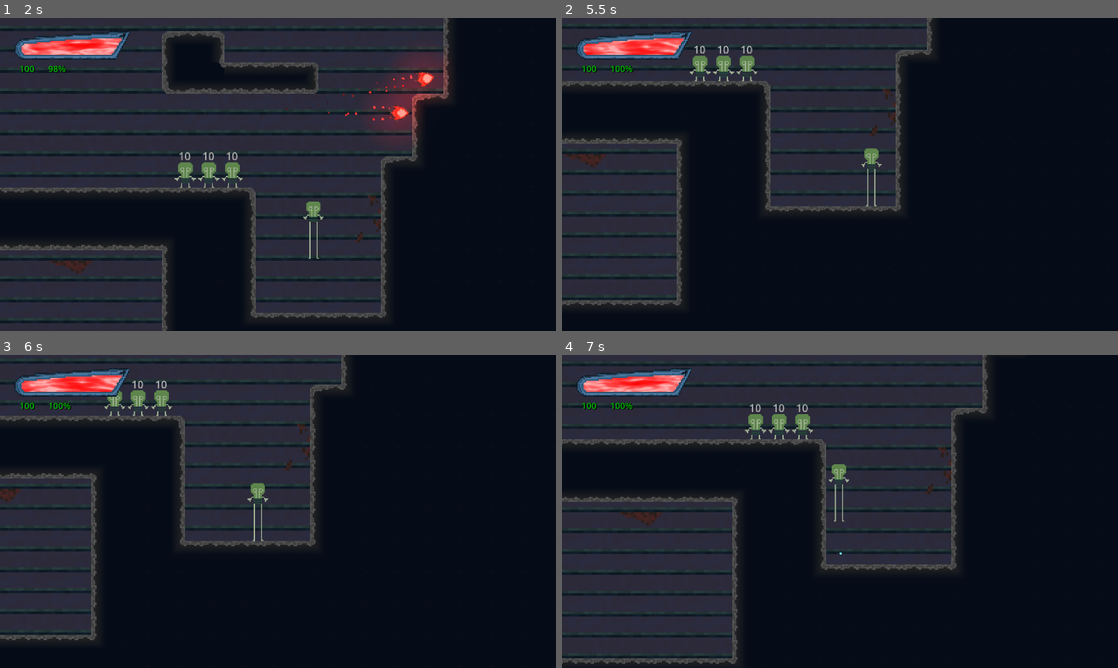
Above: before the commit, frames 1-4 (two rows, left to right).
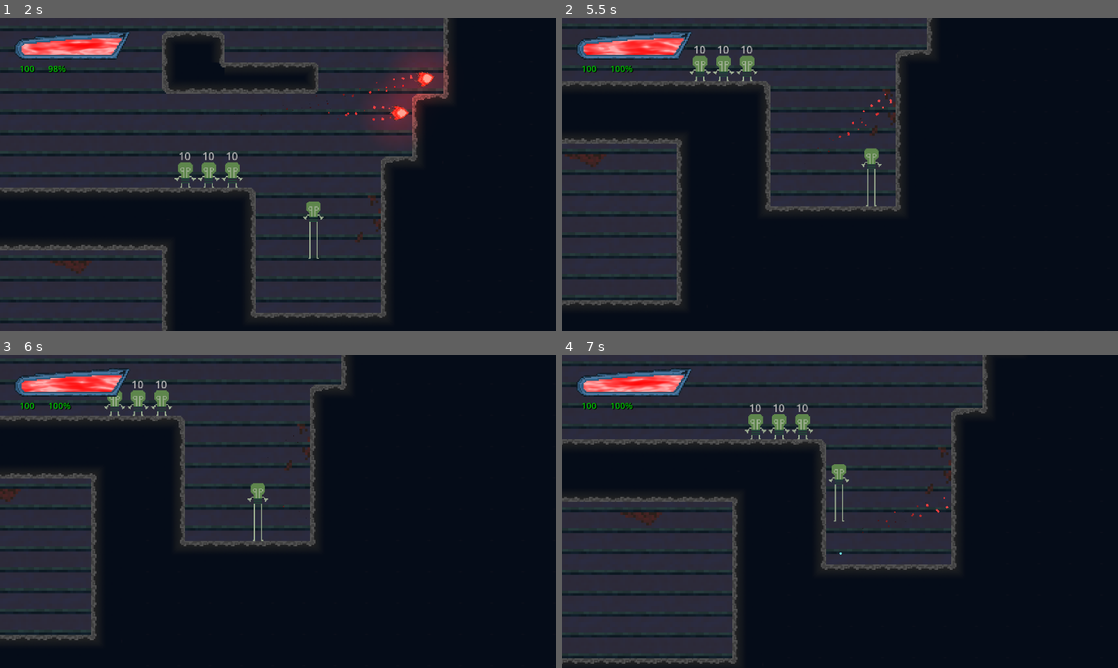
Above: after the commit, the same moments.

Repository: thebrightspark/PirateJam16-Game
Game: Godot game, scene res://Levels/main_test.tscn
The game is run twice, just before and just after one commit, with the same random seed, the same clock (stepped at 60 frames per second) and the same inputs.
Inputs (mouse positions are in pixels of both pictures, inside the frame that each line leads up to):
- Up to frame 1 (2 s): move the mouse to (400, 158) at 0.52 s; press the mouse at (400, 158) at 0.53 s; hold D (Right) from 0.53 s (still down); tap Space (Jump) at 0.77, 1.52 s; move the mouse to (166, 190) at 1.27 s; release the mouse at (166, 190) at 1.28 s; click (166, 190) at 1.35 s
- Up to frame 2 (5.5 s): move the mouse to (895, 105) at 2.02 s; release D (Right) at 2.03 s; press the mouse at (895, 105) at 2.03 s; hold A (Left) 2.03-2.78 s; move the mouse to (812, 237) at 2.77 s; release the mouse at (812, 237) at 2.78 s; hold D (Right) 2.78-4.28 s; click (812, 237) at 2.85 s; tap Space (Jump) at 3.02, 3.77, 4.52 s; move the mouse to (1006, 221) at 3.52 s; press the mouse at (1006, 221) at 3.53 s; move the mouse to (673, 127) at 4.27 s; release the mouse at (673, 127) at 4.28 s; hold A (Left) 4.28-5.03 s; click (673, 127) at 4.35 s; move the mouse to (867, 174) at 5.02 s; press the mouse at (867, 174) at 5.03 s; hold D (Right) from 5.03 s (still down)
- Up to frame 3 (6 s): move the mouse to (194, 433) at 5.77 s; release D (Right) at 5.78 s; release the mouse at (194, 433) at 5.78 s; hold A (Left) from 5.78 s (still down); click (194, 433) at 5.85 s
- Up to frame 4 (7 s): keep holding A (Left); tap Space (Jump) at 6.02, 6.77 s; move the mouse to (962, 495) at 6.52 s; press the mouse at (962, 495) at 6.53 s

Frame 1 is identical in both runs. In frame 2, less than 0.1% of the frame differs, in the area x 46-60%, y 24-43%; in frame 3, less than 0.1%; in frame 4, less than 0.1%.

Commit message:
Don't free projectile until particles have finished

Diff:
--- a/Projectile/projectile.gd
+++ b/Projectile/projectile.gd
@@ -3,10 +3,18 @@
 @export var base_damage: int = 1
 @export var attributes: ProjectileAttributes = ProjectileAttributes.new()
 
+@onready var particles: GPUParticles2D = $GPUParticles2D
+@onready var light: PointLight2D = $PointLight2D
+@onready var sprite: AnimatedSprite2D = $AnimatedSprite2D
+@onready var collider_env: CollisionShape2D = $EnvironmentCollider
+@onready var collider_enemy: CollisionShape2D = $Area2D/EnemyCollider
+@onready var death_delay_timer: Timer = $DeathDelay
+
 const COLLISION_LAYER_ENVIRONMENT = 2
 const COLLISION_LAYER_ENEMY = 5
 var projectile: PackedScene = preload("res://Projectile/projectile.tscn")
 
+var dead = false
 var age: float = 0
 var bounces = 0
 var pierced = 0
@@ -21,6 +29,8 @@
 	look_at(global_position + linear_velocity)
 
 func _integrate_forces(state: PhysicsDirectBodyState2D) -> void:
+	if dead:
+		return
 	if attributes.drag > 0.0:
 		var drag_force = -state.linear_velocity.normalized() * attributes.drag
 		state.apply_central_force(drag_force)
@@ -36,22 +46,45 @@
 func _on_enemy_exited(body: Node2D) -> void:
 	remove_collision_exception_with(body)
 
+func _on_death_delay_timeout() -> void:
+	queue_free()
+
+func kill() -> void:
+	if death_delay_timer.is_stopped():
+		death_delay_timer.start()
+		dead = true
+		particles.emitting = false
+		light.enabled = false
+		sprite.visible = false
+		call_deferred("kill_actions_deferred")
+
+func kill_actions_deferred() -> void:
+	collider_env.disabled = true
+	collider_enemy.disabled = true
+	freeze = true
+
 func handle_age(delta: float) -> void:
+	if dead:
+		return
 	age += 1.0 * delta
 	if age >= attributes.lifetime:
-		queue_free()
+		kill()
 
 func handle_enemy_hit(body: Node2D) -> void:
+	if dead:
+		return
 	if Util.is_in_collision_layer(body, "Enemies") && body.has_method("on_damage"):
 		body.on_damage(base_damage + attributes.damage)
 		pierced += 1
 		if pierced > attributes.pierce:
-			queue_free()
+			kill()
 		else:
 			add_collision_exception_with(body)
 
 func handle_bounce(body: Node) -> void:
+	if dead:
+		return
 	if Util.is_in_collision_layer(body, "Environment"):
 		bounces += 1
 		if bounces > attributes.bounce:
-			queue_free()
+			kill()
--- a/Projectile/projectile.tscn
+++ b/Projectile/projectile.tscn
@@ -87,6 +87,11 @@
 [node name="EnemyCollider" type="CollisionShape2D" parent="Area2D"]
 shape = ExtResource("2_b2uv2")
 
+[node name="DeathDelay" type="Timer" parent="."]
+process_callback = 0
+one_shot = true
+
 [connection signal="body_entered" from="." to="." method="_on_environment_entered"]
 [connection signal="body_entered" from="Area2D" to="." method="_on_enemy_entered"]
 [connection signal="body_exited" from="Area2D" to="." method="_on_enemy_exited"]
+[connection signal="timeout" from="DeathDelay" to="." method="_on_death_delay_timeout"]
